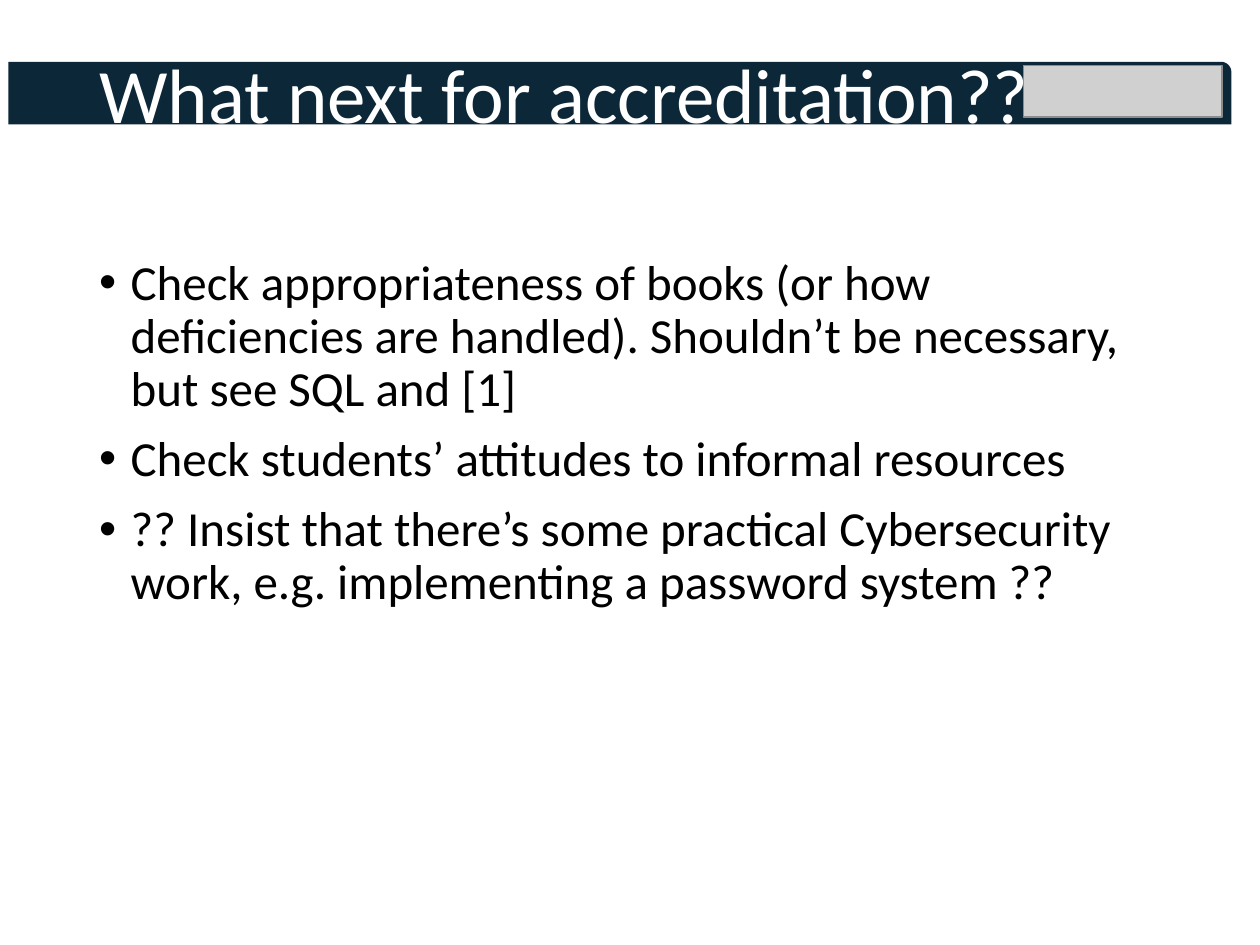
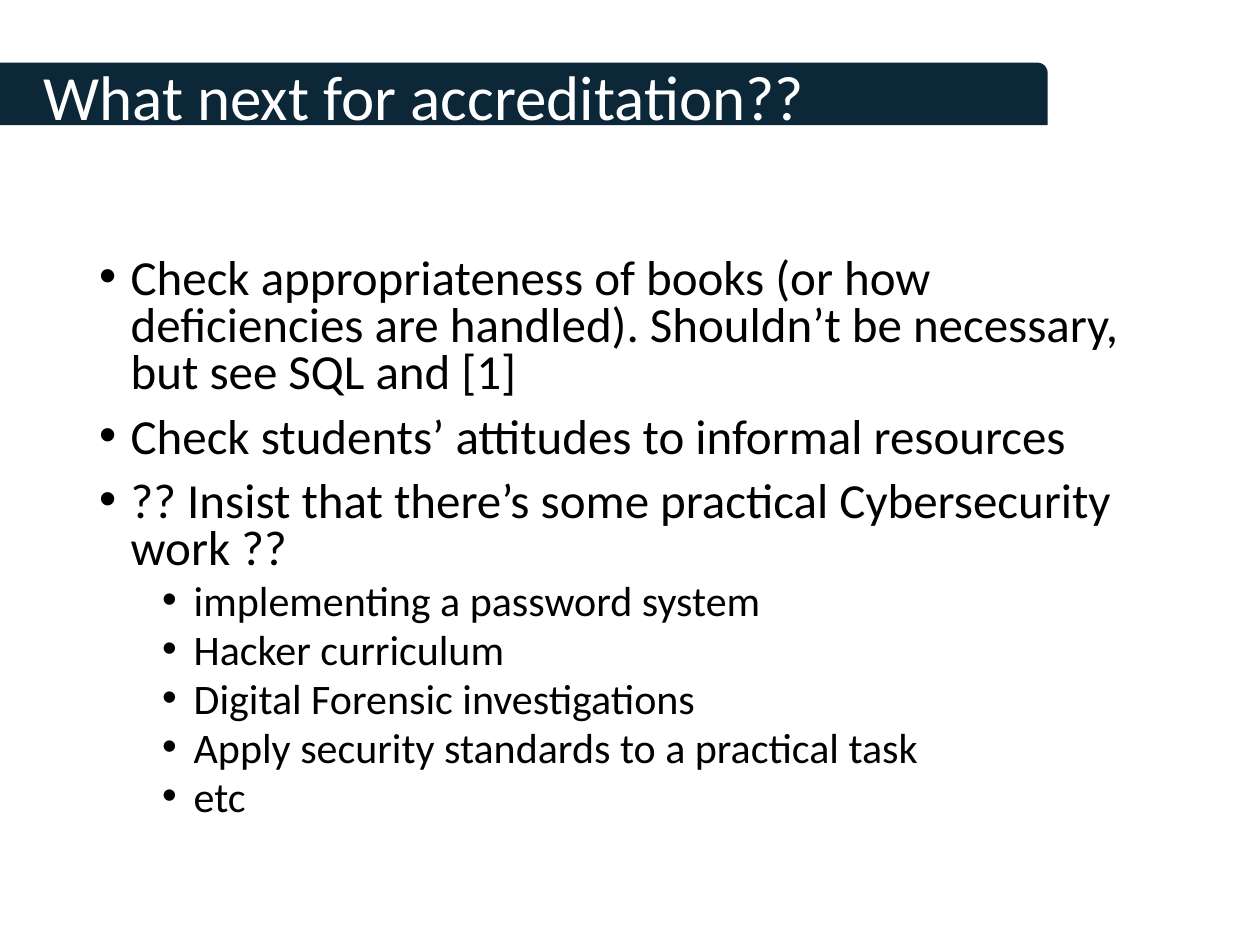
Before and after one commit to tomcrick/FIE2019, a slide deck: slide 10 of TalkatFI2019.pptx. Drawn at 1260x945 pixels with LibreOffice and Linux fonts; fonts in the diff are those of the drawing; grey boxes stand for pictures; background and template pictures are left out. Boxes give left, top, right and bottom in pixels: in the first picture for what was removed or moved away, otherwise in the second. Text is boxed around its words. In the diff, an @@ line names an element or a change of style, - is before the commit and + after.

```diff
--- a/TalkatFI2019.pptx
+++ b/TalkatFI2019.pptx
@@ text "What next for accreditation??": place and size @@
-text "What next for accreditation??" at bbox=[99, 59, 1028, 141]
+text "What next for accreditation??" at bbox=[44, 76, 804, 135]
@@ text "What next for accreditation??" at bbox=[44, 76, 804, 135]: size 44 to 36 pt; more space between paragraphs; vertical alignment middle to top @@
@@ round rect added at bbox=[0, 63, 1048, 126], fill #0C2738 @@
@@ round rect removed at bbox=[9, 62, 1232, 125] @@
@@ picture removed at bbox=[1024, 66, 1222, 117] @@
@@ text at bbox=[131, 259, 1118, 455]: line spacing 0.9 to 0.8 @@
@@ text at bbox=[131, 483, 1110, 813]: text changed; size 28 to 24 pt @@
-• ?? Insist that there’s some practical Cybersecurity work, e.g. implementing a password system ??
+• ?? Insist that there’s some practical Cybersecurity work ??
+  • implementing a password system
+  • Hacker curriculum
+  • Digital Forensic investigations
+  • Apply security standards to a practical task
+  • etc
```
Also in this commit, not shown: 10 other slides changed.
